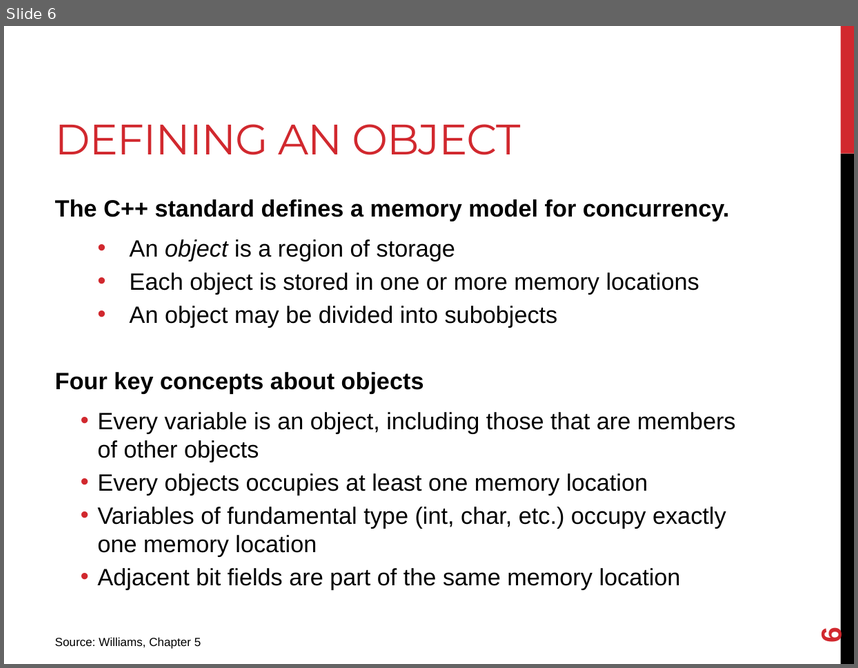
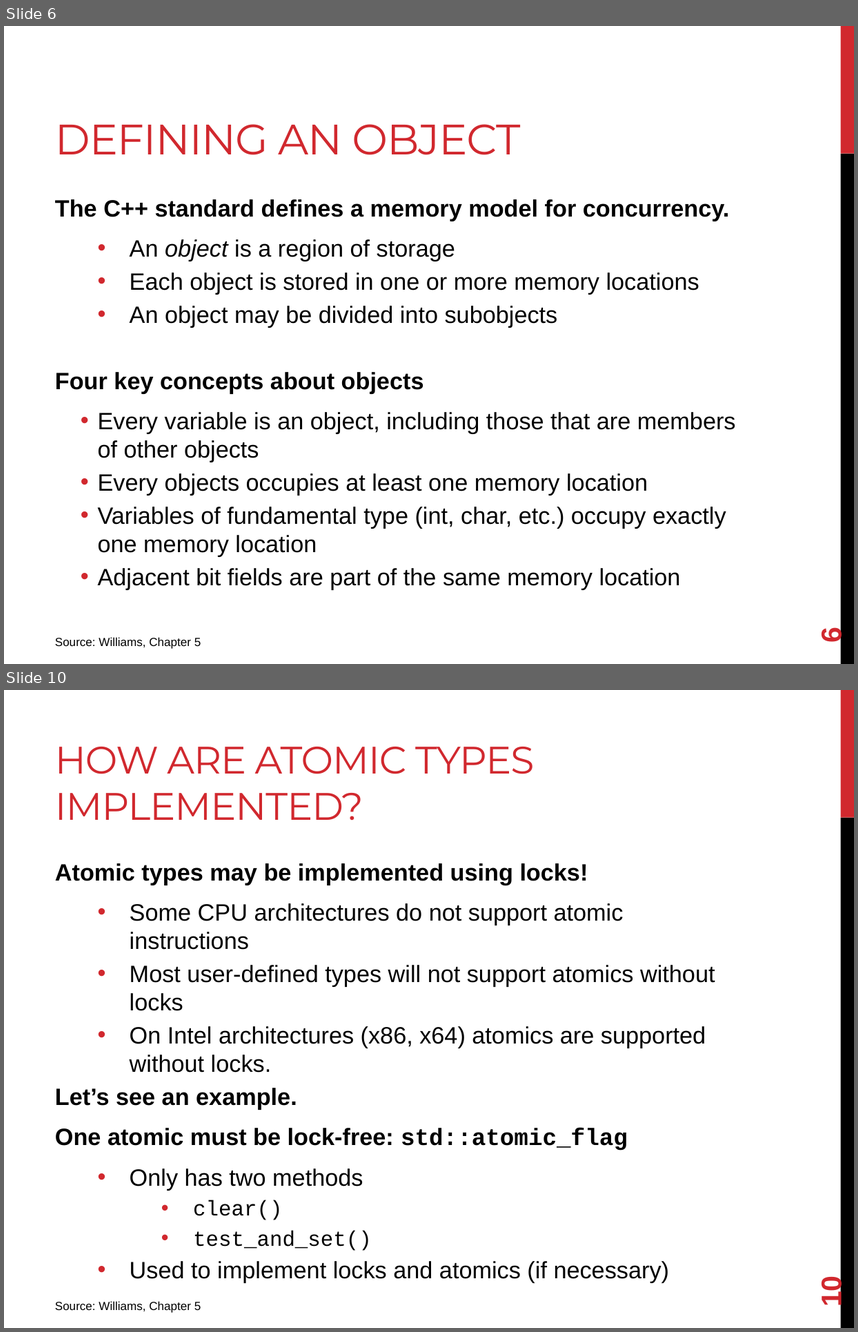
Before and after one commit to joshpeterson/DevelopingConcurrentSoftware, a slide deck: Lectures/Atomics/Atomics.pptx. Shown one above the other, each under a label of ours: slide 6 before the commit, slides 6 and 10 after it; the slides between them are not shown. The pictures are 858x668 and 858x1332 pixels, drawn with LibreOffice and Linux fonts; fonts in the diff are those of the drawing. Boxes give left, top, right and bottom in pixels: in the first picture for what was removed or moved away, otherwise in the second. Text is boxed around its words. In the diff, an @@ line names an element or a change of style, - is before the commit and + after.

```diff
--- a/Lectures/Atomics/Atomics.pptx
+++ b/Lectures/Atomics/Atomics.pptx
@@ slide 10 added at (4, 690, 854, 1328), background #FFFFFF; not listed: 2 template elements that a slide beside it also shows @@
@@ title added at (55, 747, 534, 820), 32.4 pt, text #D1282E @@
+HOW ARE ATOMIC TYPES IMPLEMENTED?
@@ text added at (55, 863, 715, 1282), 20 pt, text #000000 @@
+Atomic types may be implemented using locks!
+  • Some CPU architectures do not support atomic instructions
+  • Most user-defined types will not support atomics without locks
+  • On Intel architectures (x86, x64) atomics are supported without locks.
+Let’s see an example.
+One atomic must be lock-free: std::atomic_flag
+  • Only has two methods
+    • clear()
+    • test_and_set()
+  • Used to implement locks and atomics (if necessary)
@@ page number added at (815, 1278, 847, 1306), 24 pt, text #D1282E, bold @@
+10
@@ text added at (55, 1301, 201, 1312), 10 pt, text #000000 @@
+Source: Williams, Chapter 5
```
Also in this commit, not shown: 3 slides changed, 3 other slides added, 4 other files.
